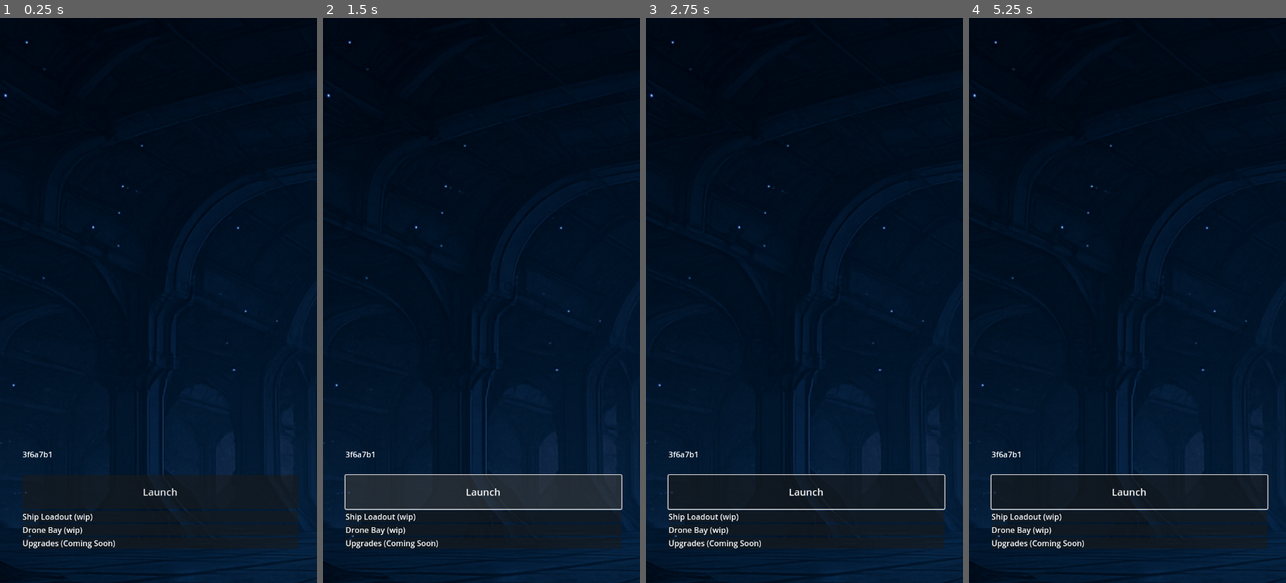
Above: before the commit, frames 1-4 (left to right).
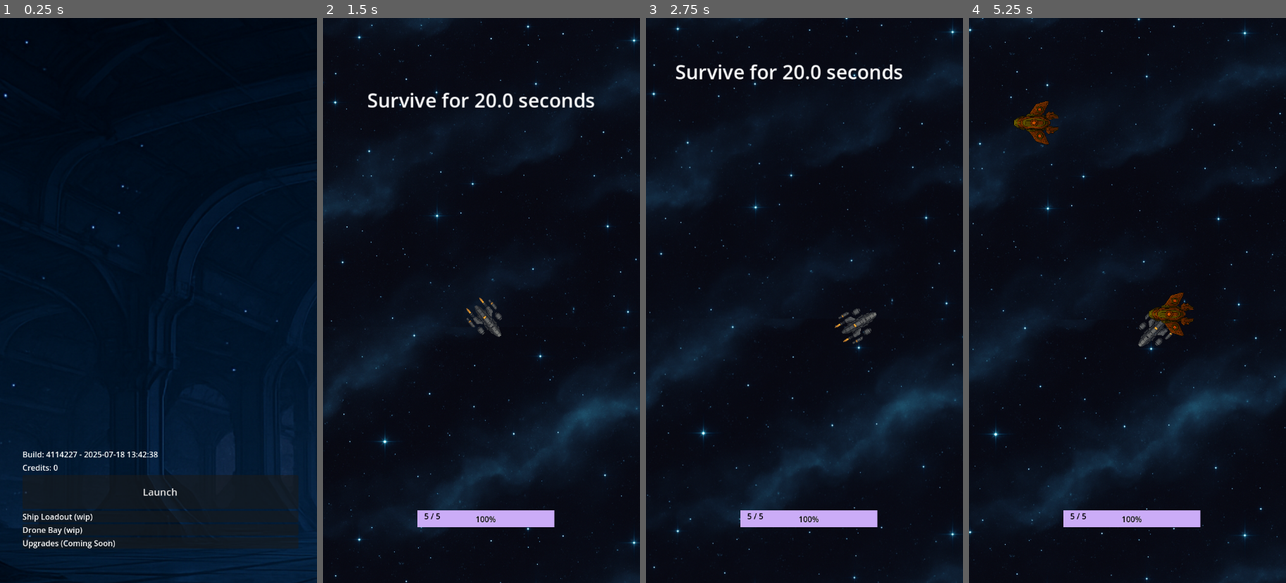
Above: after the commit, the same moments.

Repository: samjhill/echo-sector
Game: Godot game, scene res://hangar.tscn
The game is run twice, just before and just after one commit, with the same random seed, the same clock (stepped at 60 frames per second) and the same inputs.
Inputs (mouse positions are in pixels of both pictures, inside the frame that each line leads up to):
- Up to frame 1 (0.25 s): no input
- Up to frame 2 (1.5 s): click "Launch" at 0.5 s; click (484, 492) at 1.25 s, where only the run before the commit has a clickable "Launch"
- Up to frame 3 (2.75 s): move the mouse to (874, 272) at 2.02 s; hold Right (ui_right) from 2.03 s (still down); click (874, 272) at 2.17 s
- Up to frame 4 (5.25 s): move the mouse to (1064, 328) at 2.77 s; release Right (ui_right) at 2.78 s; hold Down (ui_down) 2.78-3.53 s; move the mouse to (1159, 176) at 3.52 s; hold Right (ui_right) 3.53-4.28 s; move the mouse to (1111, 413) at 4.27 s; hold Up (ui_up) 4.28-5.03 s; click (1111, 413) at 4.42 s; move the mouse to (1222, 385) at 5.02 s; hold Left (ui_left) from 5.03 s (still down)

The runs differ from the first frame. In frame 1, 0.3% of the frame differs, in the area x 7-50%, y 76-81%; in frame 2, 23%, in the area x 0-100%, y 0-100%; in frame 3, 19%; in frame 4, 18%.
Error before the commit: Invalid access to property or key 'BUILD_TIMESTAMP' on a base object of type 'Nil'. (res://hangar.gd:5)

Commit message:
fix issue where build version was not visible

Diff:
--- a/build_version.gd
+++ b/build_version.gd
@@ -1,2 +1,3 @@
-# build_version.gd (auto-generated)
-const BUILD_VERSION := "3f6a7b1"
+# Auto-generated during build
+const BUILD_VERSION := "4114227"
+const BUILD_TIMESTAMP := "2025-07-18 13:42:38"
--- a/hangar.gd
+++ b/hangar.gd
@@ -2,7 +2,7 @@
 
 func _ready():
 	PlayerData.load_game()
-	$BuildLabel.text = "Build: " + BuildVersion.BUILD_VERSION + " " + BuildVersion.BUILD_TIMESTAMP
+	$VBoxContainer/BuildLabel.text = "Build: " + BuildVersion.BUILD_VERSION + " - " + BuildVersion.BUILD_TIMESTAMP
 	$VBoxContainer/CreditsLabel.text = "Credits: " + str(PlayerData.credits)
 
 	$VBoxContainer/LaunchButton.pressed.connect(_on_launch_pressed)
